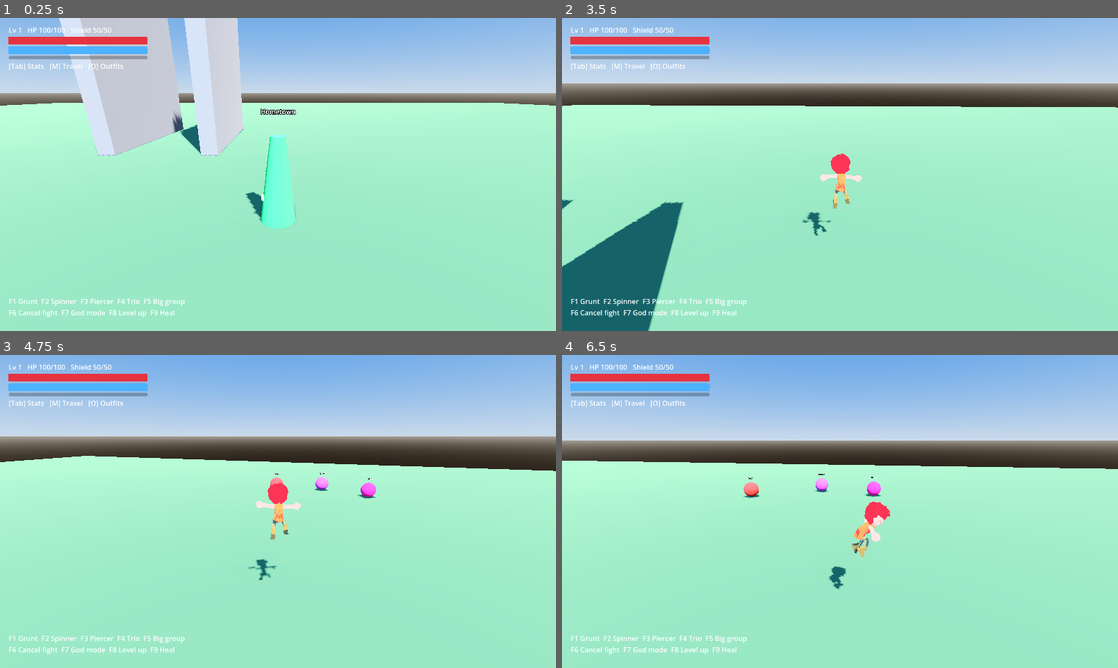
Above: before the commit, frames 1-4 (two rows, left to right).
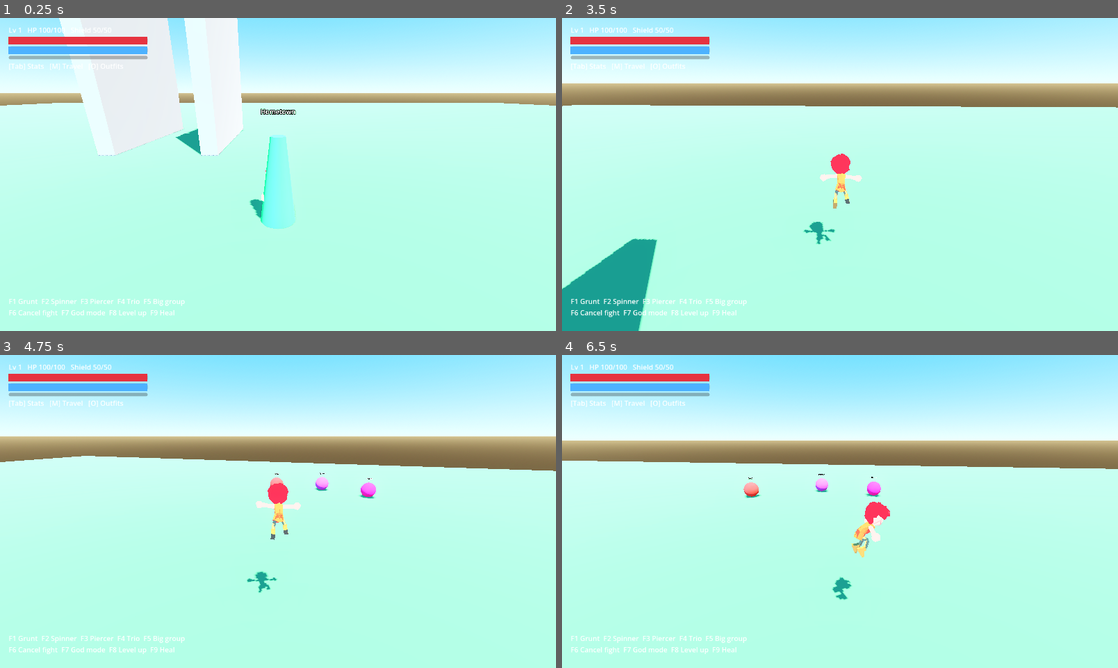
Above: after the commit, the same moments.

Repository: doggoanim/Krits
Game: Godot game, scene res://main.tscn
The game is run twice, just before and just after one commit, with the same random seed, the same clock (stepped at 60 frames per second) and the same inputs.
Inputs (mouse positions are in pixels of both pictures, inside the frame that each line leads up to):
- Up to frame 1 (0.25 s): no input
- Up to frame 2 (3.5 s): tap Enter at 0.5 s; move the mouse to (867, 174) at 0.52 s; hold Ctrl (crouch_pound) 0.53-1.28 s; hold W (move_forward) from 0.53 s (still down); tap Space (jump) at 0.77, 1.52, 3.02 s; move the mouse to (812, 174) at 1.27 s; tap E (interact) at 1.35 s; move the mouse to (851, 168) at 2.02 s; hold Shift (roll_dive) 2.03-2.78 s; move the mouse to (834, 180) at 2.77 s; tap Ctrl (crouch_pound) at 2.85 s
- Up to frame 3 (4.75 s): keep holding W (move_forward); move the mouse to (316, 514) at 3.52 s; tap E (interact) at 3.6 s; tap Space (jump) at 3.77, 4.52 s; move the mouse to (233, 508) at 4.27 s; tap Shift (roll_dive) at 4.35 s
- Up to frame 4 (6.5 s): move the mouse to (845, 511) at 5.02 s; hold Ctrl (crouch_pound) 5.03-5.78 s; move the mouse to (817, 505) at 5.77 s; release W (move_forward) at 5.78 s; hold D (move_right) from 5.78 s (still down); tap E (interact) at 5.85 s; tap Space (jump) at 6.02 s

The runs differ from the first frame. In frame 1, 98% of the frame differs, in the area x 0-100%, y 0-100%; in frame 2, 98%; in frame 3, 98%; in frame 4, 98%.

Commit message:
Give EnvironmentConfig a bright, cartoony Mario Odyssey/BOTW-style preset
Retuned every default (warmer higher sun, vivid sky, stronger ambient
fill, Filmic tonemap with a touch more exposure, softer glow threshold,
light SSAO, punchier saturation) and added a new sun_shadow_blur field
for soft shadow edges, now wired into main.gd's DirectionalLight3D.

Diff:
--- a/main.gd
+++ b/main.gd
@@ -78,6 +78,7 @@
 	sun.light_color = cfg.sun_color
 	sun.light_energy = cfg.sun_energy
 	sun.shadow_enabled = cfg.sun_shadows
+	sun.shadow_blur = cfg.sun_shadow_blur
 	add_child(sun)
 
 	_env = Environment.new()
--- a/world/environment_config.gd
+++ b/world/environment_config.gd
@@ -3,39 +3,47 @@
 ## All lighting / sky / color-grading tunables in one place, same idea as
 ## PlayerConfig. Duplicate/edit a .tres of this to try a different look
 ## without touching code — assign it to Main's env_config export in main.tscn.
+##
+## Defaults are tuned for a bright, cartoony, Mario-Odyssey/BOTW-ish look:
+## high ambient fill so shadows never go pitch black, soft shadow edges,
+## punchy saturation, light AO rather than gritty/realistic. This covers
+## lighting and color only — the other half of that look (flatter material
+## shading, maybe outlines) is a separate, bigger change to how materials
+## are shaded project-wide; ask if you want that too.
 
 @export_group("Sun")
-@export var sun_color := Color(1.0, 0.95, 0.85)
-@export var sun_energy := 1.2
-@export var sun_rotation_degrees := Vector3(-50, 30, 0)
+@export var sun_color := Color(1.0, 0.96, 0.85)      ## warm, bright, slightly golden
+@export var sun_energy := 1.35
+@export var sun_rotation_degrees := Vector3(-60, 35, 0)   ## higher sun = softer, shorter shadows
 @export var sun_shadows := true
+@export var sun_shadow_blur := 2.5                   ## higher = softer shadow edges (no hard realistic shadows)
 
 @export_group("Sky")
-@export var sky_top_color := Color(0.25, 0.45, 0.75)
-@export var sky_horizon_color := Color(0.65, 0.72, 0.8)
-@export var ground_bottom_color := Color(0.15, 0.13, 0.11)
-@export var ground_horizon_color := Color(0.5, 0.48, 0.45)
-@export var ambient_energy := 1.0
+@export var sky_top_color := Color(0.25, 0.6, 0.95)      ## vivid, cheerful blue
+@export var sky_horizon_color := Color(0.78, 0.88, 0.97) ## bright near the horizon, not hazy/dim
+@export var ground_bottom_color := Color(0.3, 0.26, 0.2)
+@export var ground_horizon_color := Color(0.6, 0.55, 0.42)
+@export var ambient_energy := 1.3                    ## strong fill light so shadows stay soft, never pitch black
 
 @export_group("Tonemap / Exposure")
 @export var tonemap_mode: Environment.ToneMapper = Environment.TONE_MAPPER_FILMIC
-@export var exposure := 1.0
+@export var exposure := 1.1
 @export var white_point := 1.0   ## only matters for the Filmic/ACES tonemappers
 
 @export_group("Glow")
 @export var glow_enabled := true
-@export var glow_intensity := 0.5
-@export var glow_bloom := 0.05
-@export var glow_hdr_threshold := 1.0
+@export var glow_intensity := 0.6
+@export var glow_bloom := 0.08
+@export var glow_hdr_threshold := 0.85               ## lower = more things get a soft glossy glow
 
 @export_group("Ambient Occlusion")
 @export var ssao_enabled := true
-@export var ssao_intensity := 1.5
-@export var ssao_radius := 1.0
+@export var ssao_intensity := 0.8                    ## light touch — heavy AO reads as gritty/realistic, not cartoony
+@export var ssao_radius := 0.8
 
 @export_group("Color Grading")
 @export var adjustment_enabled := true
-@export var brightness := 1.0
-@export var contrast := 1.05
-@export var saturation := 1.1
+@export var brightness := 1.05
+@export var contrast := 1.0                          ## kept neutral so blacks don't crush — cartoony reads as bright, not punchy-dark
+@export var saturation := 1.3                         ## the main "cartoony" knob — push further (1.4-1.5) for even more candy-colored
 @export var color_correction_lut: Texture   ## optional LUT (Texture2D/Texture3D) for a full custom grade
